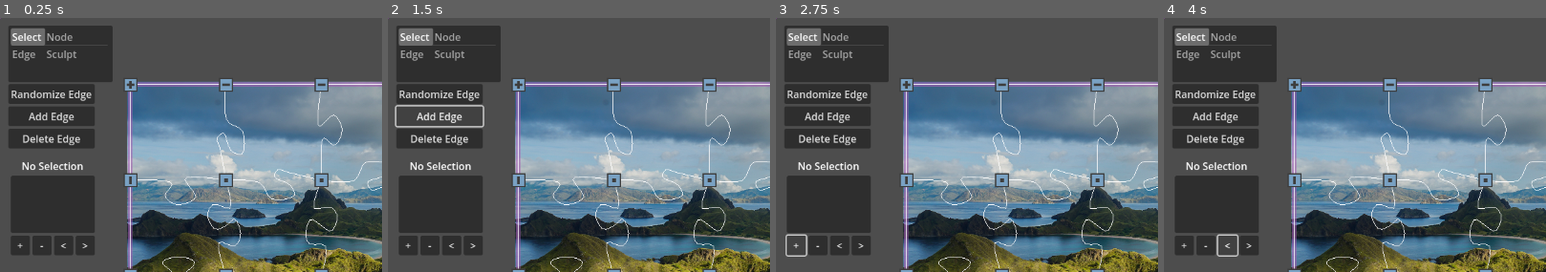
Above: before the commit, frames 1-4 (left to right).
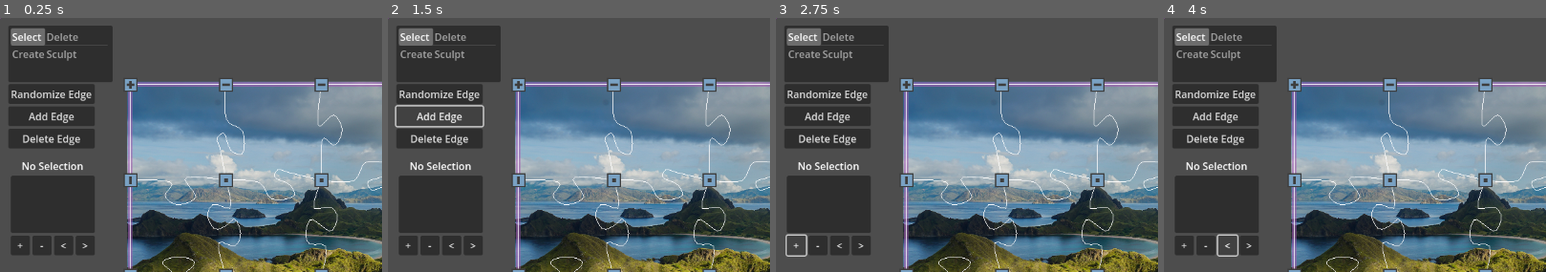
Above: after the commit, the same moments.

Repository: kreibaum/puzzle-shark
Game: Godot game, scene res://editor.tscn
Two runs of this game, one before a commit and one after it. Both use one fixed random seed, a clock stepped at 60 frames per second and the inputs below.
Inputs:
- Up to frame 1 (0.25 s): no input
- Up to frame 2 (1.5 s): click "Randomize Edge" at 0.5 s; click "Add Edge" at 1.25 s
- Up to frame 3 (2.75 s): click "+" at 2 s
- Up to frame 4 (4 s): click "-" at 2.75 s; click "<" at 3.5 s
The pictures show only the part of the screen within x 0-50%, y 0-50%; the shares and areas given below are measured in that part.

The runs differ from the first frame. In frame 1, 0.3% of the frame differs, in the area x 3-21%, y 6-17%; in frame 2, 0.3%; in frame 3, 0.3%; in frame 4, 0.3%.

Commit message:
States are now called Tools

Diff:
--- a/UI/EdgeState.gd
+++ b/UI/CreateTool.gd
@@ -1,4 +1,4 @@
-class_name EdgeState extends State
+class_name CreateTool extends State
 
 ## The edge state can be used to easily modify properties of edges and to
 ## create new edges between specific nodes.
--- a/UI/NodeState.gd
+++ b/UI/DeleteTool.gd
@@ -1,4 +1,4 @@
-class_name NodeState extends State
+class_name DeleteTool extends State
 
 ## This state makes a ghost vertex follow the mouse. By clicking you place it
 ## and it becomes a real vertex. By clicking on a vertex you can move it.
--- a/UI/SelectState.gd
+++ b/UI/SelectTool.gd
@@ -1,4 +1,4 @@
-class_name SelectState extends State
+class_name SelectTool extends State
 
 # Variables related to dragging. INF means we are not dragging.
 ## The constrained mouse position in the last frame while we were dragging.
--- a/UI/StateGrid.gd
+++ b/UI/StateGrid.gd
@@ -19,10 +19,10 @@
 
 func state_definitions():
 	return [
-		["Select", KEY_X, func(): return SelectState.new()],
-		["Node", KEY_V, func(): return NodeState.new()],
-		["Edge", KEY_U, func(): return EdgeState.new()],
-		["Sculpt", KEY_I, func(): return SelectState.new()]
+		["Select", KEY_X, func(): return SelectTool.new()],
+		["Delete", KEY_V, func(): return DeleteTool.new()],
+		["Create", KEY_U, func(): return CreateTool.new()],
+		["Sculpt", KEY_I, func(): return SelectTool.new()]
 	]
 
 
--- a/UI/StateMachine.gd
+++ b/UI/StateMachine.gd
@@ -8,7 +8,7 @@
 
 # Called when the node enters the scene tree for the first time.
 func _ready():
-	current_state = SelectState.new()
+	current_state = SelectTool.new()
 	current_state.enter_state(canvas, ui_canvas)
 
 
